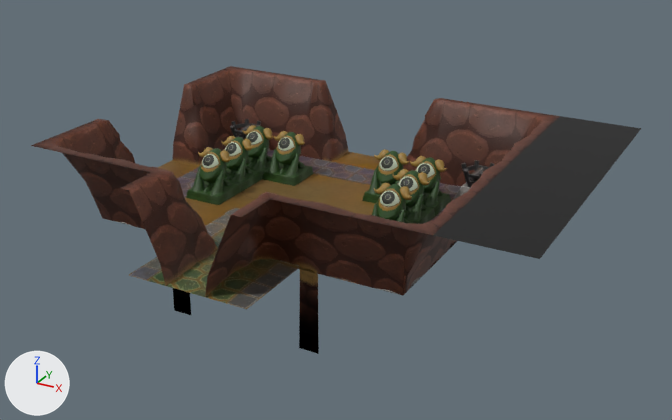
A saved change to the FBX model Bin/Resources/Meshes/TailCave/Lv01TailCave_08D.fbx.
Camera for both pictures: a 50 mm camera at (0.163, -0.275, 0.139) aimed at (0.015, -0.006, 0.004). The axes (+X, +Y, +Z) are drawn at lower left. The lights are the same throughout. Where no turn or scale is listed for an object, it has been applied to the vertices.

Names of what the first picture shows: 'Lv01TailCave_08D1__MI_DungeonFaceLamp_01', 'Lv01TailCave_08D1__MI_d1_f_floor_a_01', 'Lv01TailCave_08D1__MI_d1_f_floor_b_01', 'Lv01TailCave_08D1__MI_d1_w_floor_ent_a_01', 'Lv01TailCave_08D1__MI_d1_w_wall_a_01', 'Lv01TailCave_08D1__MI_d1_w_wall_a_04', 'Lv01TailCave_08D1__MI_greeneyegorefigure_01', 'Lv01TailCave_08D1__black'.
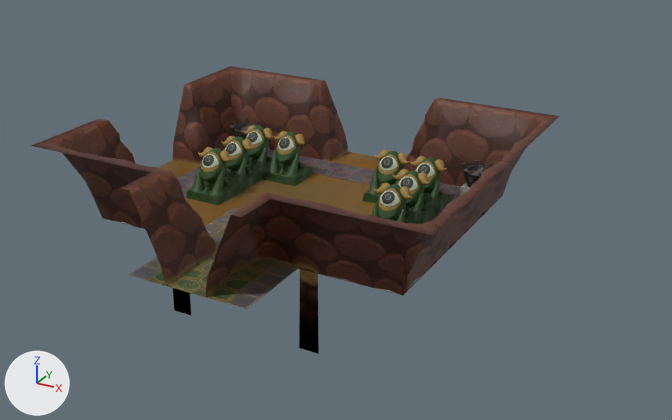
Edits to the bpy script that builds the scene:
```text
Remove ob_lv01tailcave_08d1__black:
    ob_lv01tailcave_08d1__black = bpy.data.objects.new('Lv01TailCave_08D1__black', me_mesh_007)
    ob_lv01tailcave_08d1__black.location = (0.0, 0.0, 0.0)
```

Pixel boxes [x1, y1, x2, y2] of what changed, in the pictures (672 x 420 px):
'Lv01TailCave_08D1__black', deleted (black)
    before: [434, 116, 641, 259]
